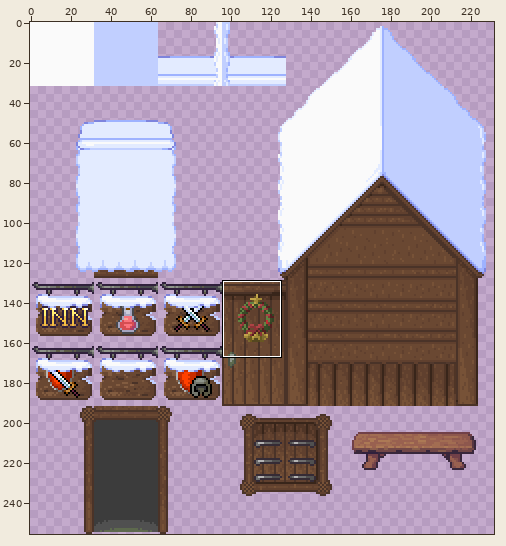
Sprite sheet: tmwdata/graphics/tiles/Snow_village.png. The picture above shows the old version from afar; the outline marks the close-up.
Close-up. Earlier state:
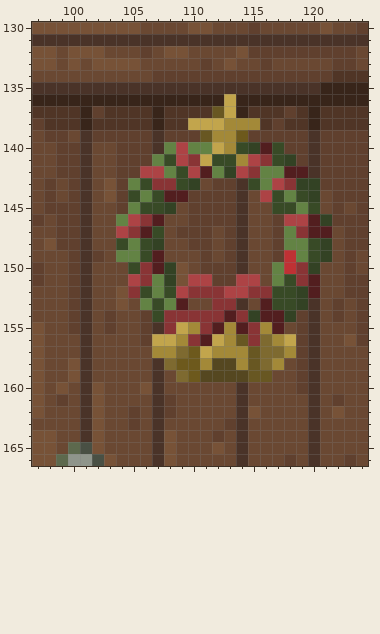
The file is 512x256 pixels. Colours within 5 levels of each other are drawn and written as one. Shown: x 97..124, y 130..166. The wide view leaves out empty margins.
After the commit:
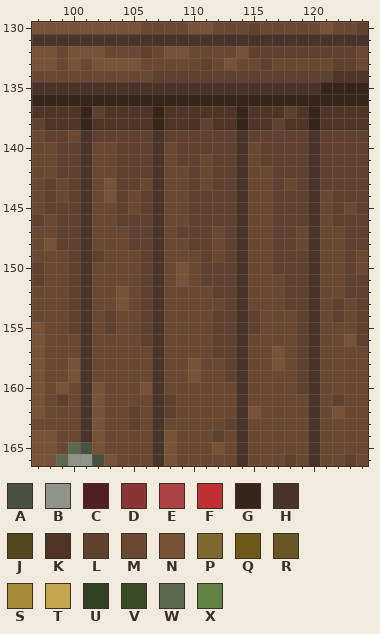
Palette (. is transparent): A #495044  B #8f958b  C #521e1f  D #893435  E #ad4345  F #bf3134  G #38251a  H #4a3328  J #554720  K #503526  L #60402e  M #6a4832  N #775237  P #7e6a30  Q #6d591c  R #685722  S #a38938  T #c2a54c  U #334224  V #384a26  W #5d694d  X #638344
Difference:
Changed rows in their new state; - is an unchanged pixel.
first column x 104:
136 ---------G--------
137 --------KK--------
138 ------HLKKGK------
139 -------LLLH-------
140 ----MLLLLLHMLL----
141 ---HMLLMLLHMLLL---
142 --LHMMLMLLHMMLLL--
143 -LMHMML----MMLMLH-
144 -MLHMM------MLLLH-
145 -MLHM--------LLLH-
146 LLLH----------LLHM
147 MLLH----------LMHM
148 MLLH----------LMHM
149 MMLH----------LLHM
150 -MLHM--------LLLH-
151 -MLHM-ML--HM-MLLH-
152 -MLHMMMMLLHMMMLLH-
153 --LHMM--ML--MMLL--
154 ---HMMMMLLHLMMM---
155 ----MMMMLLHLMM----
156 ---HMMMMLLHMMMM---
157 ---HMMMMLLHMMNM---
158 ----MMNMMLHMMN----
159 -----MNMMLHMM-----
